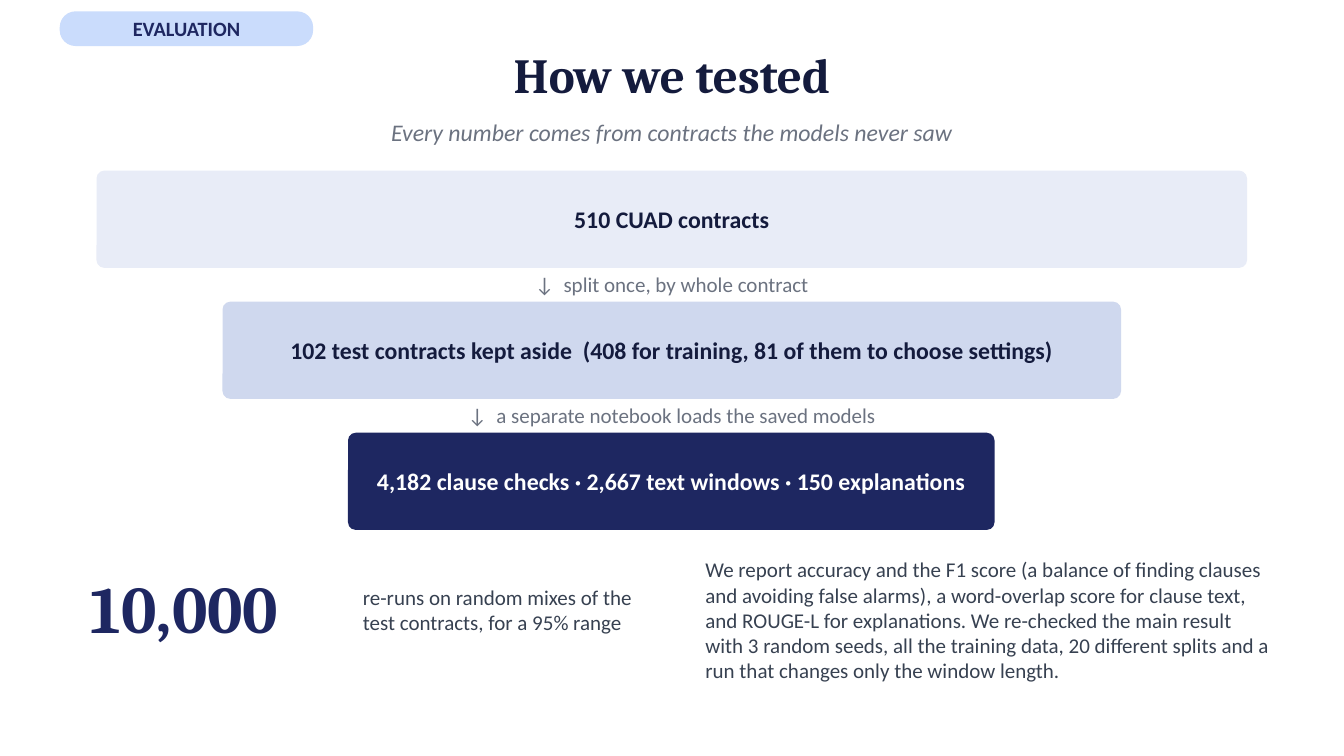
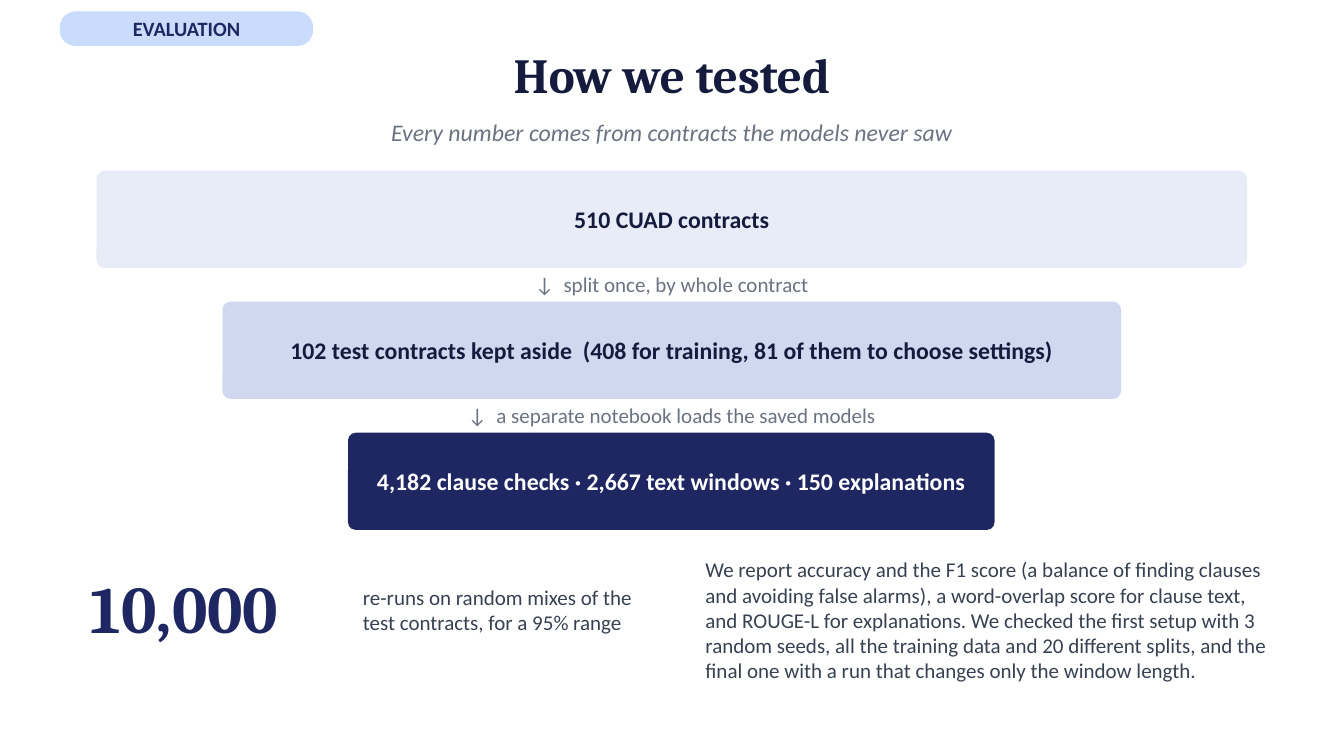
Before and after one commit to afnanmz168/clausify-p3, a slide deck: slide 11 of P25301051-p3-presentation-15-slides.pptx. Drawn at 1344x756 pixels with LibreOffice and Linux fonts; fonts in the diff are those of the drawing. Boxes give left, top, right and bottom in pixels: in the first picture for what was removed or moved away, otherwise in the second. Text is boxed around its words. In the diff, an @@ line names an element or a change of style, - is before the commit and + after.

```diff
--- a/P25301051-p3-presentation-15-slides.pptx
+++ b/P25301051-p3-presentation-15-slides.pptx
@@ text at bbox=[705, 562, 1265, 682]: text changed @@
-We report accuracy and the F1 score (a balance of finding clauses and avoiding false alarms), a word-overlap score for clause text, and ROUGE-L for explanations. We re-checked the main result with 3 random seeds, all the training data, 20 different splits and a run that changes only the window length.
+We report accuracy and the F1 score (a balance of finding clauses and avoiding false alarms), a word-overlap score for clause text, and ROUGE-L for explanations. We checked the first setup with 3 random seeds, all the training data and 20 different splits, and the final one with a run that changes only the window length.
```
Also in this commit, not shown: 3 other slides changed, 4 other files.
